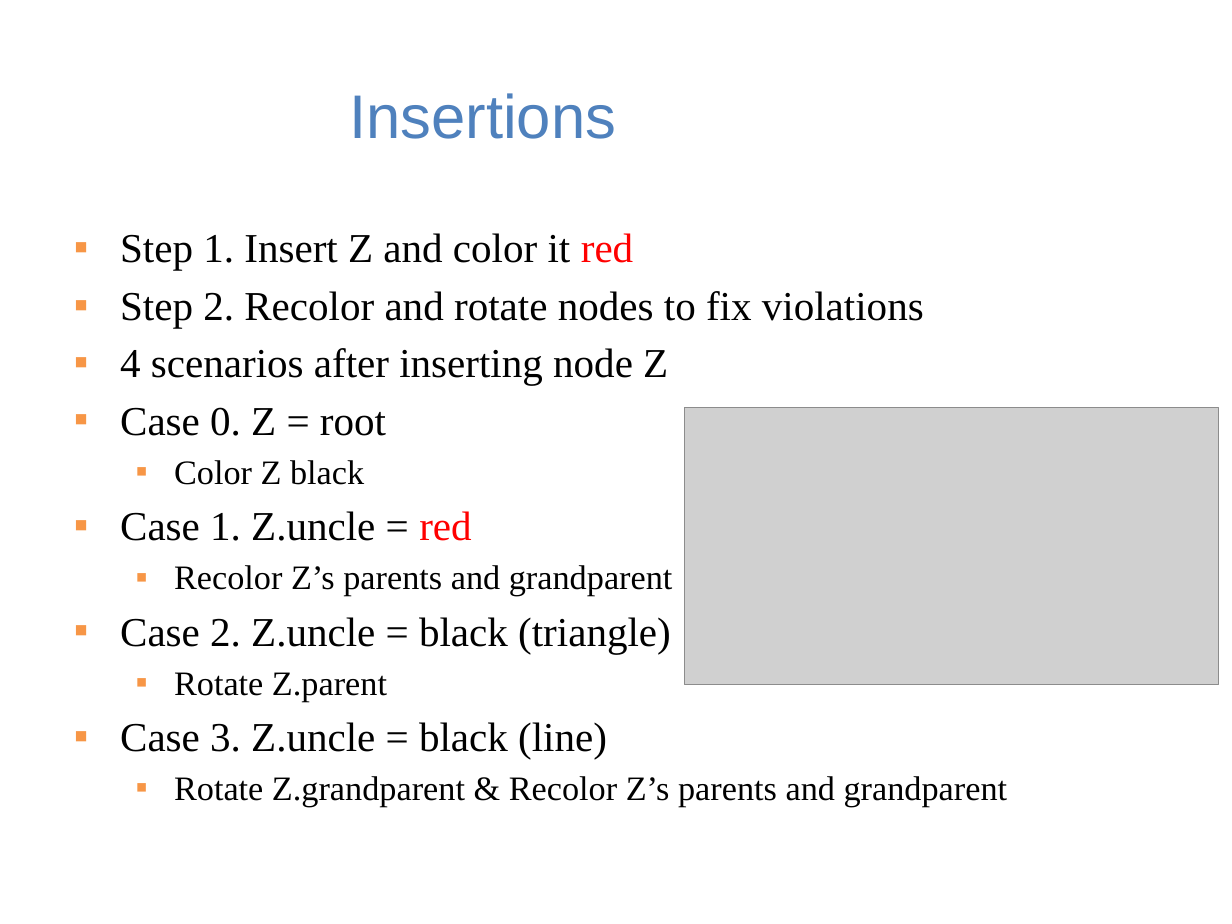
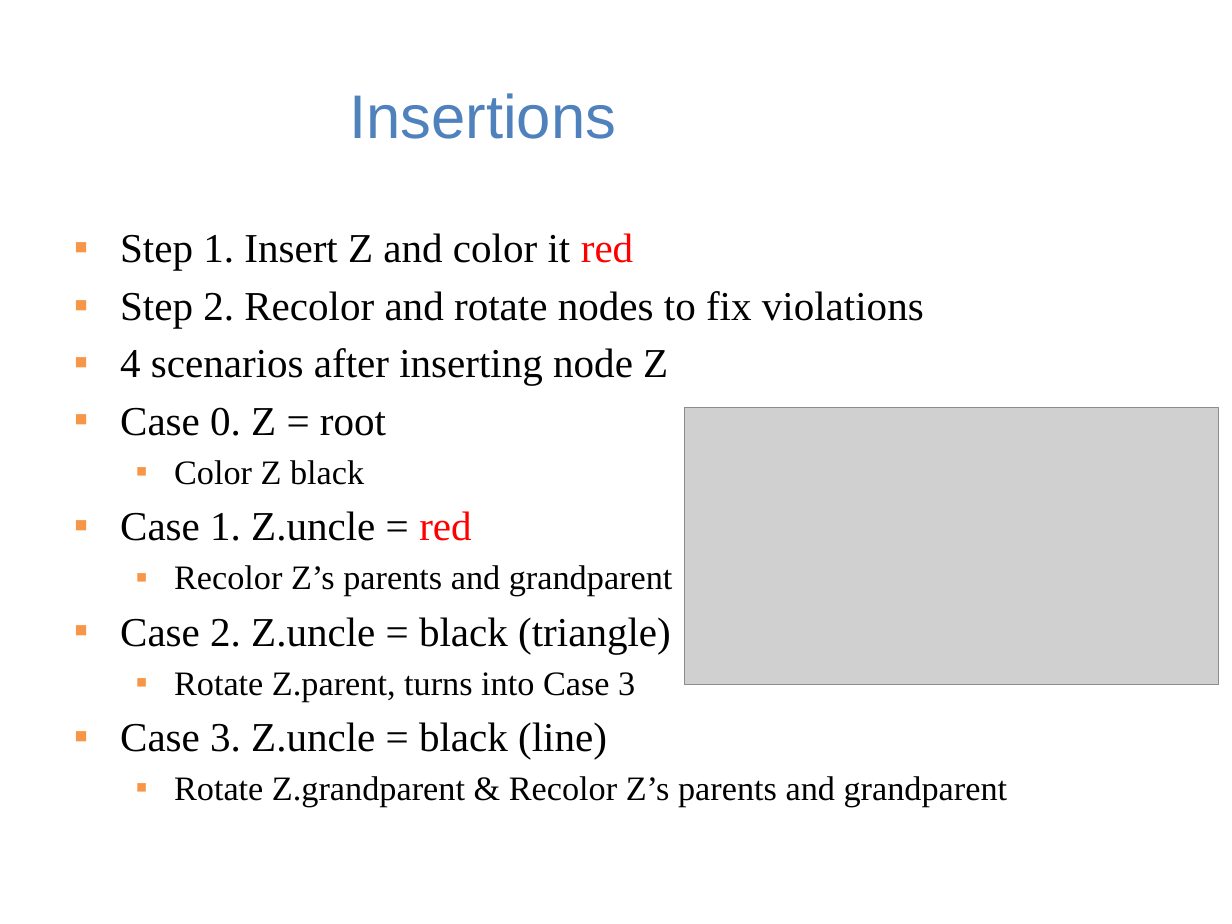
Before and after one commit to guhofstra/CSC111Fa25, a slide deck: slide 10 of PPTs/Lecture 9-red-black trees.pptx. Drawn at 1232x924 pixels with LibreOffice and Linux fonts; fonts in the diff are those of the drawing; grey boxes stand for pictures. Boxes give left, top, right and bottom in pixels: in the first picture for what was removed or moved away, otherwise in the second. Text is boxed around its words. In the diff, an @@ line names an element or a change of style, - is before the commit and + after.

```diff
--- a/PPTs/Lecture 9-red-black trees.pptx
+++ b/PPTs/Lecture 9-red-black trees.pptx
@@ text at box(174, 672, 635, 702): text changed @@
-  ▪ Rotate Z.parent
+  ▪ Rotate Z.parent, turns into Case 3
```
Also in this commit, not shown: 1 other slide changed, 1 other file.
